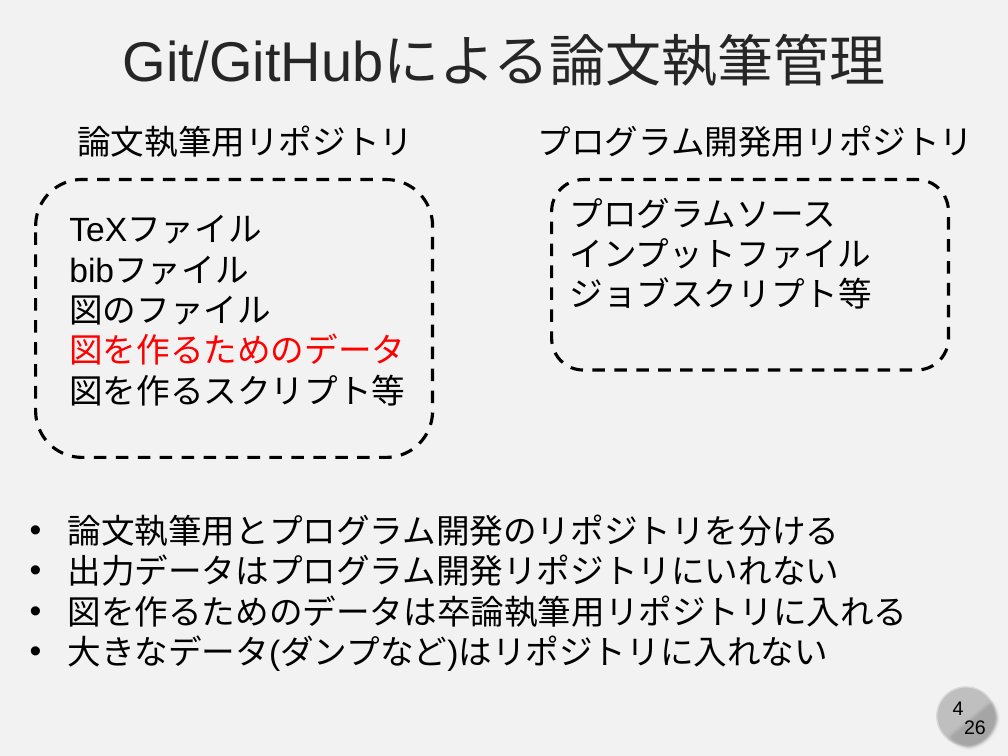
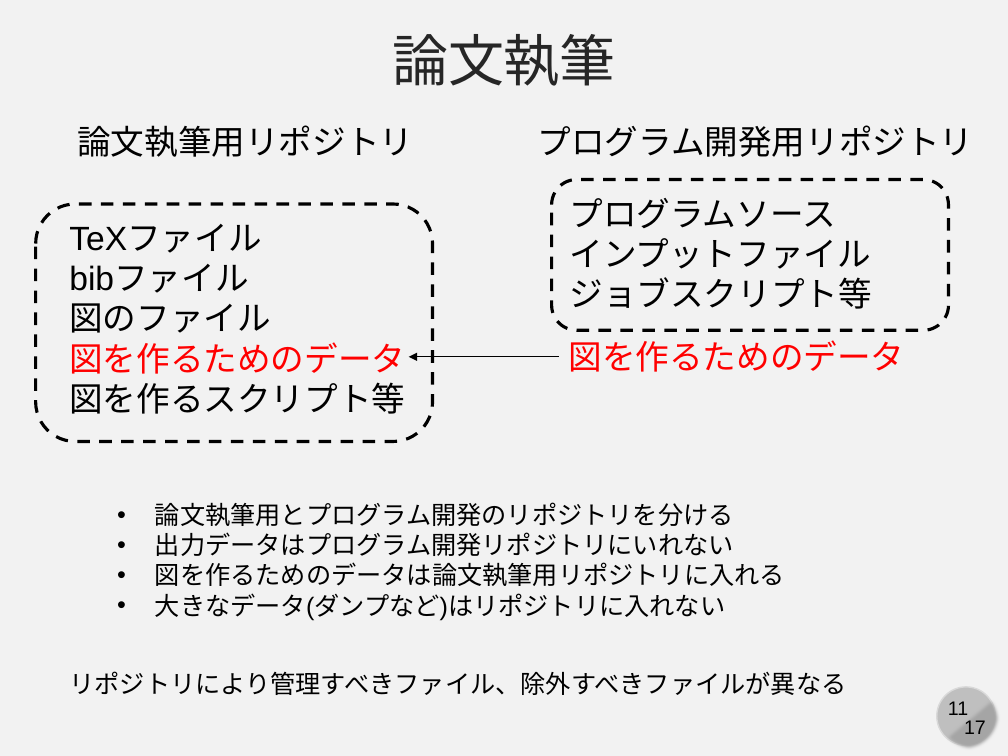
Before and after one commit to cpss2026-git/cpss2026-git.github.io, a slide deck: slide 11 of 01-lecture-git-basic/slides/01-c-compphys.pptx (slide 4 before the commit). Drawn at 1008x756 pixels with LibreOffice and Linux fonts; fonts in the diff are those of the drawing. Boxes give left, top, right and bottom in pixels: in the first picture for what was removed or moved away, otherwise in the second. Text is boxed around its words. In the diff, an @@ line names an element or a change of style, - is before the commit and + after.

```diff
--- a/01-lecture-git-basic/slides/01-c-compphys.pptx
+++ b/01-lecture-git-basic/slides/01-c-compphys.pptx
@@ text at [392,34,616,86]: text changed @@
-Git/GitHubによる論文執筆管理
+論文執筆
@@ rounded rectangle: place and size @@
-rounded rectangle at [551,179,949,370]
+rounded rectangle at [551,179,949,331]
@@ rounded rectangle: place and size @@
-rounded rectangle at [35,179,432,458]
+rounded rectangle at [35,204,432,442]
@@ text "TeXファイル": place and size @@
-text "TeXファイル" at [69,215,405,406]
+text "TeXファイル" at [69,224,405,414]
@@ arrow added from (558, 357) to (409, 357), #000000 0.5 pt @@
@@ text added at [569,340,905,372], 24 pt, text #FF0000 @@
+図を作るためのデータ
@@ text "論文執筆用とプログラム開発のリポジトリを分ける": place and size @@
-text "論文執筆用とプログラム開発のリポジトリを分ける" at [68,514,908,671]
+text "論文執筆用とプログラム開発のリポジトリを分ける" at [155,502,785,621]
@@ text at [155,502,734,621]: size 24 to 18 pt in "論文執筆用とプログラム開発のリポジトリを分ける", "出力データはプログラム開発リポジトリにいれない", "大きなデータ(ダンプなど)はリポジトリに入れない" @@
@@ text at [155,562,785,586]: text changed; size 24 to 18 pt @@
-• 図を作るためのデータは卒論執筆用リポジトリに入れる
+• 図を作るためのデータは論文執筆用リポジトリに入れる
@@ text added at [69,671,846,695], 18 pt, text #000000 @@
+リポジトリにより管理すべきファイル、除外すべきファイルが異なる
@@ page number at [948,701,968,715]: text changed @@
-4
+11
@@ text at [964,720,986,734]: text changed @@
-26
+17
```
Also in this commit, not shown: 4 other slides changed, 12 slides added.
